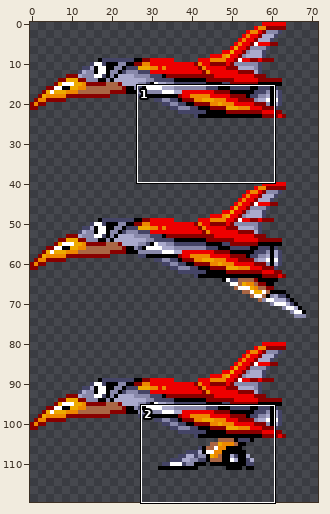
Edited in one commit: sprite sheet (Graphics/Enemies/Balkerie.png). Above: a wide view before the commit, with the close-up outlined.
Close-up. Before the edit:
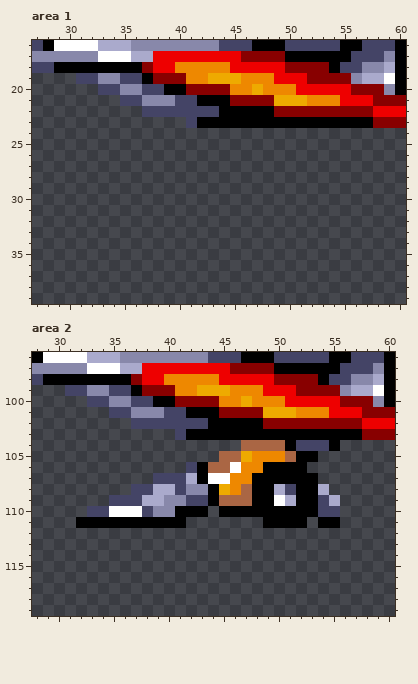
The file is 72x120 pixels. Shown: area 1: x 27..60, y 16..39; area 2: x 28..60, y 96..119. The old version is drawn lined up with the new one.
And afterwards:
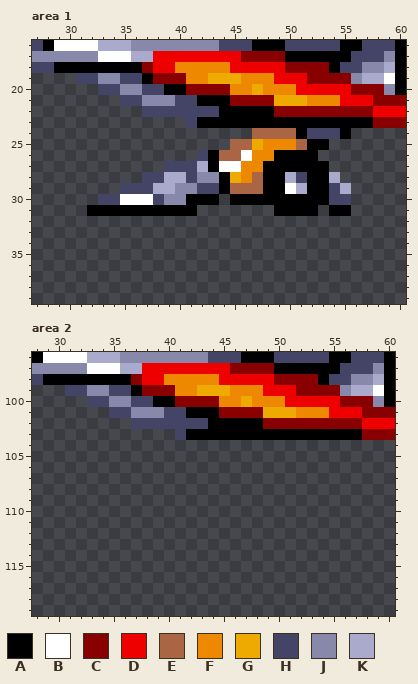
Palette (. is transparent): A #000000  B #ffffff  C #880000  D #ee0000  E #aa6644  F #ee8800  G #eeaa00  H #444466  J #8888aa  K #aaaacc
Message: Balkerie, Bouncy Ball
Changes in this commit:
whole drawing moved by +0,-6 (the old picture is shown already moved)
--- area 1
@@ x 27..60 @@
 23 ..............HAAAAAAAAAAAAAAAACCC
-24 ..................................
-25 ..................................
-26 ..................................
-27 ..................................
-28 ..................................
-29 ..................................
-30 ..................................
-31 ..................................
+24 ....................EEEEAHHHA.....
+25 ..................EEGFFFEAA.......
+26 ...............HAEEBFFAAAA........
+27 ............HHHKABBFFAAAAAA.......
+28 ..........HHKKHJJAGFEAAKHAAK......
+29 ........HHHKKJJHHAEEEAABKAAHK.....
+30 ......HHBBBHJJAAA.AAAAAAAAAHH.....
+31 .....AAAAAAAAAA.......AAAA.AA.....
 32 ..................................
--- area 2
@@ x 28..60 @@
 103 .............HAAAAAAAAAAAAAAAACCC
-104 ...................EEEEAHHHA.....
-105 .................EEGFFFEAA.......
-106 ..............HAEEBFFAAAA........
-107 ...........HHHKABBFFAAAAAA.......
-108 .........HHKKHJJAGFEAAKHAAK......
-109 .......HHHKKJJHHAEEEAABKAAHK.....
-110 .....HHBBBHJJAAA.AAAAAAAAAHH.....
-111 ....AAAAAAAAAA.......AAAA.AA.....
+104 .................................
+105 .................................
+106 .................................
+107 .................................
+108 .................................
+109 .................................
+110 .................................
+111 .................................
 112 .................................
Boxes around the changes in both close-ups, in picture pixels (x1, y1, x2, y2):
added: (87, 128, 351, 216)
erased: (76, 440, 340, 528)
